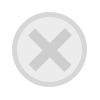
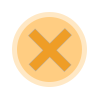
Revision of a layered w=100, h=100 image; what changed, layer by layer:
"形状 1 拷贝": opacity 50% → 100% over [28, 28, 72, 72]
"椭圆 1": opacity 50% → 60%, painted on it over [12, 12, 87, 87]
